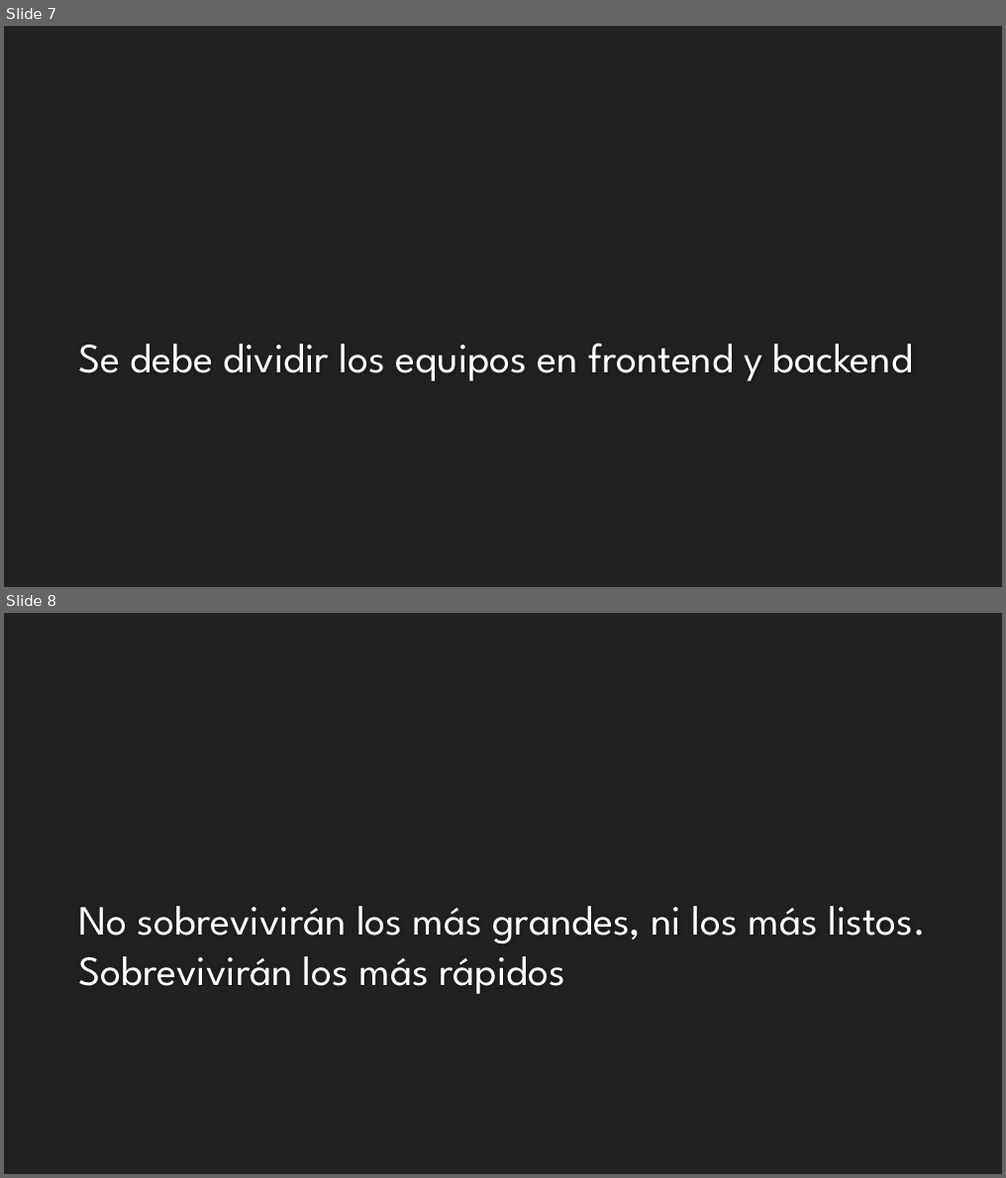
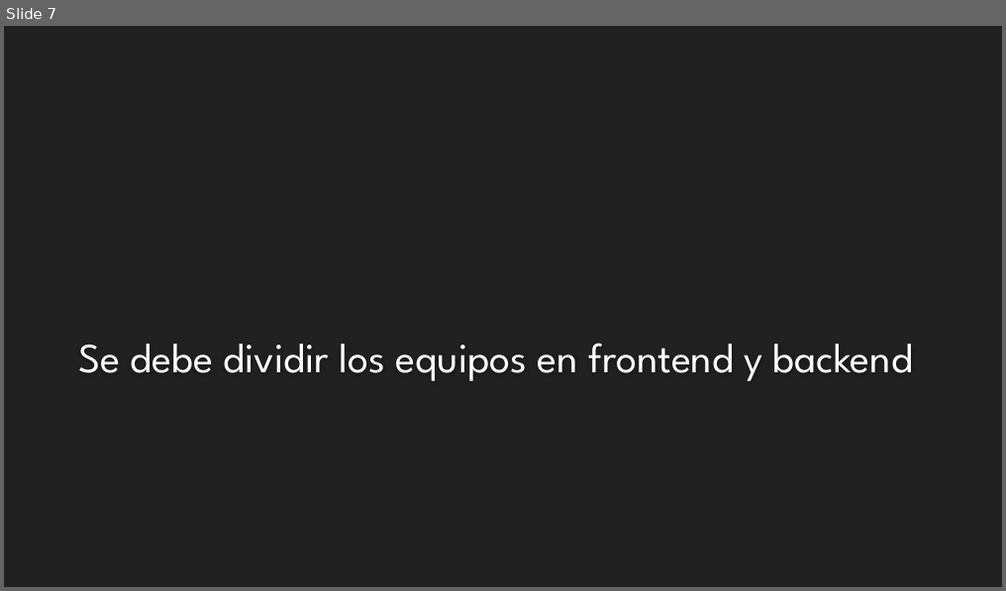
Before and after one commit to Jviejo/frontent, a slide deck: doc/20 años haciendo web.pptx. Shown one above the other, each under a label of ours: slides 7 and 8 before the commit, slide 7 after it. The pictures are 1006x1178 and 1006x591 pixels, drawn with LibreOffice and Linux fonts; fonts in the diff are those of the drawing; background and template pictures are left out. Boxes give left, top, right and bottom in pixels: in the first picture for what was removed or moved away, otherwise in the second. Text is boxed around its words. In the diff, an @@ line names an element or a change of style, - is before the commit and + after.

```diff
--- a/doc/20 años haciendo web.pptx
+++ b/doc/20 años haciendo web.pptx
@@ slide 8 removed at [4,613,1002,1174], background #212121 @@
@@ text removed at [78,906,926,994] @@
-No sobrevivirán los más grandes, ni los más listos. Sobrevivirán los más rápidos
```
Also in this commit, not shown: 2 slides changed, 1 slide added, 2 other files.
